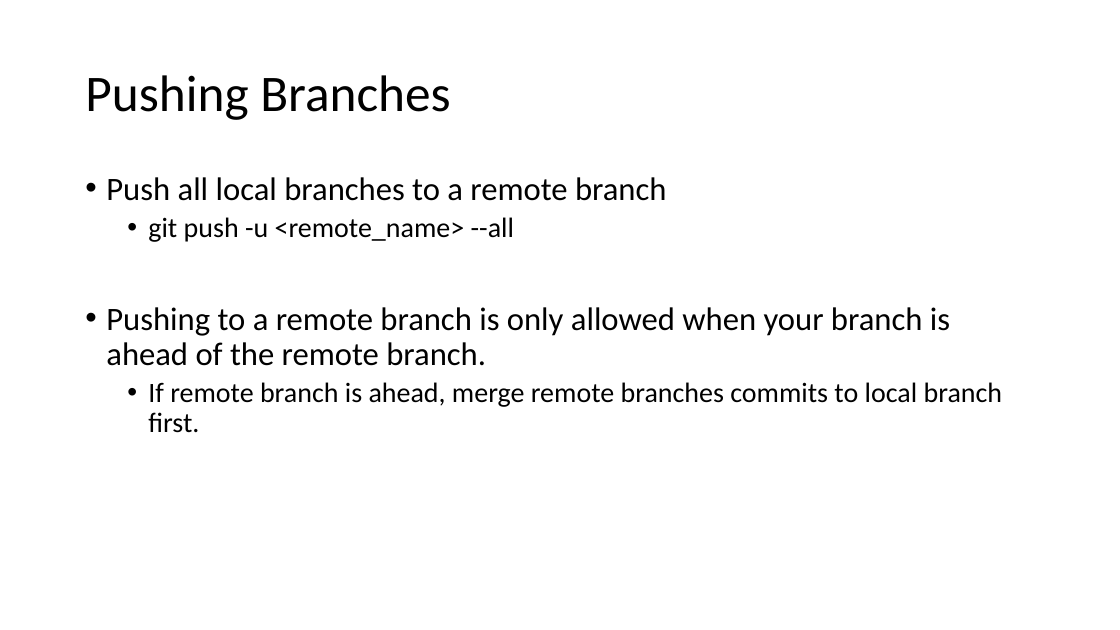
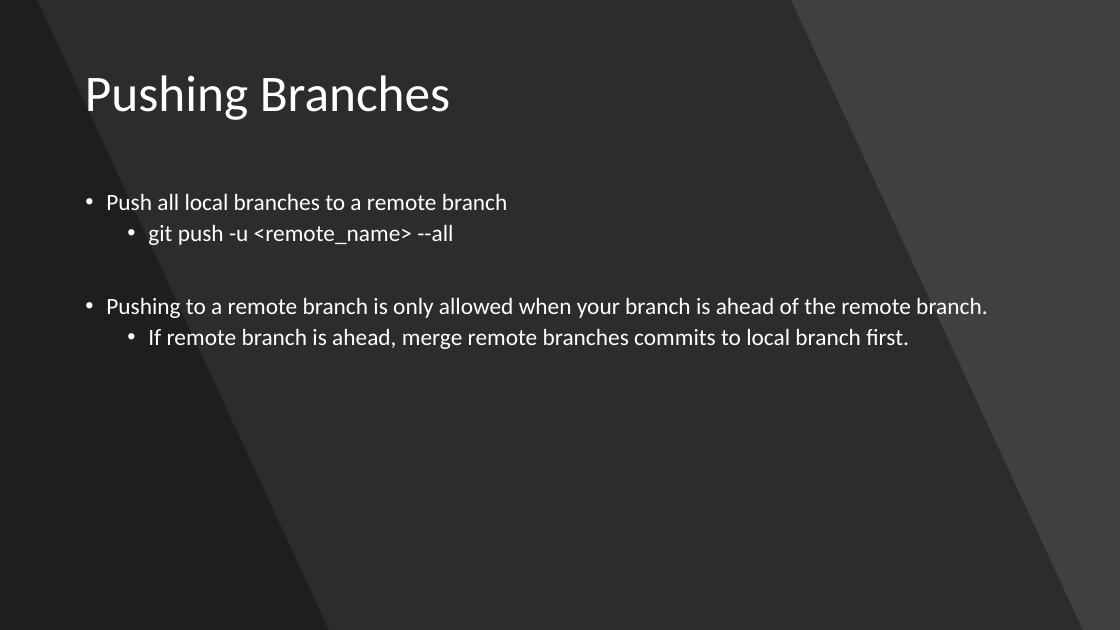
Before and after one commit to sabingautam16/git, a slide deck: slide 22 of Git.pptx. Drawn at 1120x630 pixels with LibreOffice and Linux fonts; fonts in the diff are those of the drawing. Boxes give left, top, right and bottom in pixels: in the first picture for what was removed or moved away, otherwise in the second. Text is boxed around its words. In the diff, an @@ line names an element or a change of style, - is before the commit and + after.

Commit message:
styling

```diff
--- a/Git.pptx
+++ b/Git.pptx
@@ background #FFFFFF to #404040 @@
@@ freeform shape added at [0, 0, 1083, 630], fill #000000 at 30% opacity @@
@@ freeform shape added at [0, 0, 329, 630], fill #000000 at 30% opacity @@
@@ title "Pushing Branches" at [85, 75, 450, 120]: text colour #000000 to #FFFFFF @@
@@ text "Push all local branches to ...": place and size @@
-text "Push all local branches to ..." at [106, 177, 1003, 433]
+text "Push all local branches to ..." at [106, 193, 987, 349]
@@ text "Push all local branches to ..." at [106, 193, 987, 349]: size 28 to 20 pt in "Push all local branches to a remote ...", "Pushing to a remote branch is only ..."; text colour #000000 to #FFFFFF; size 24 to 20 pt in "git push -u <remote_name> --all", "If remote branch is ahead, merge remote ..." @@
```
Also in this commit, not shown: 22 other slides changed.
